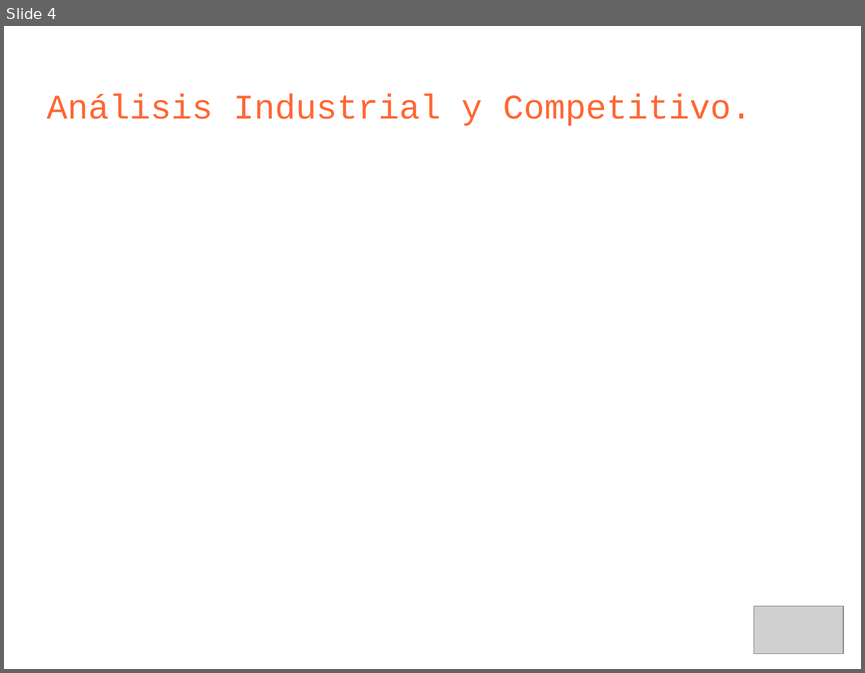
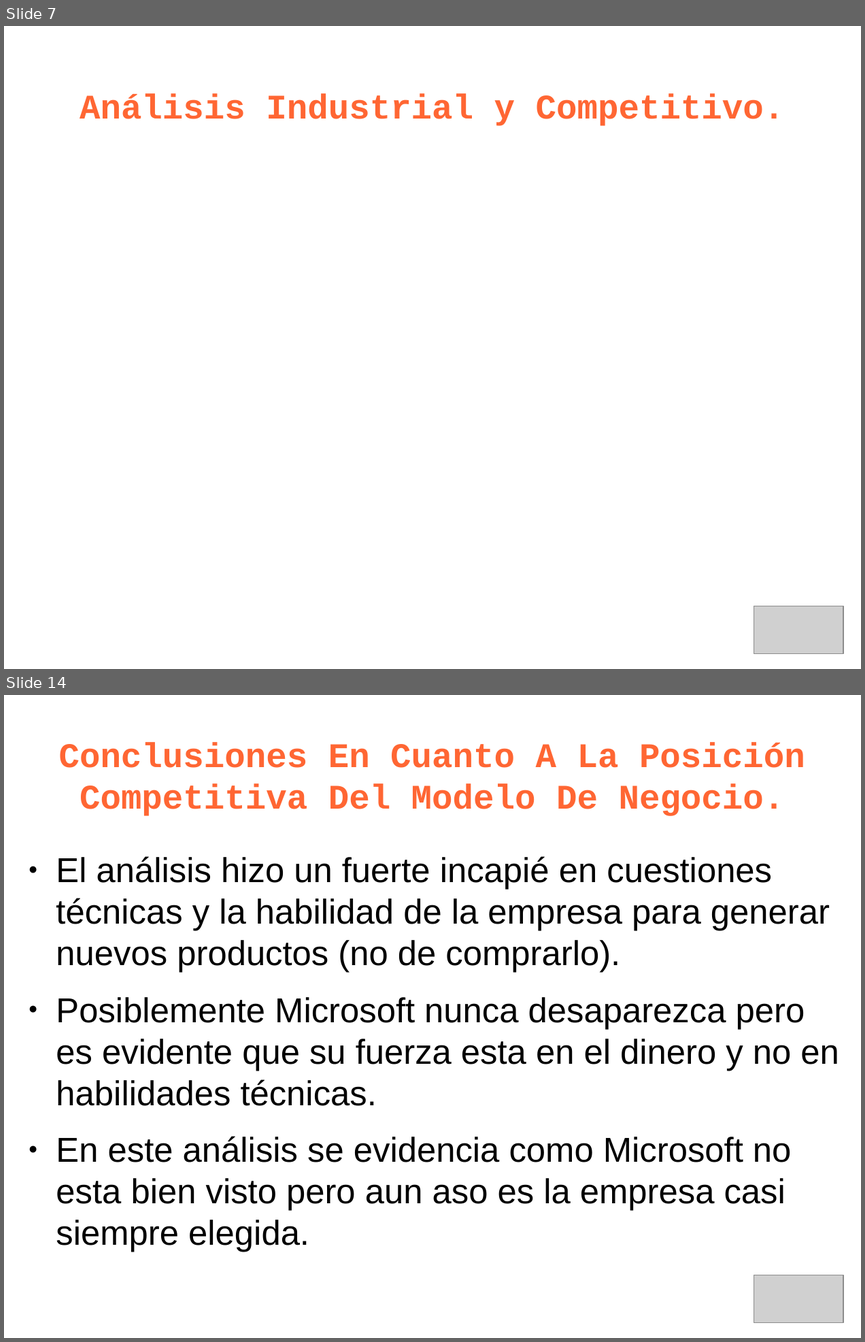
Before and after one commit to leliel12/jbc-utn, a slide deck: 5to/ger_est/kenya_p.odp. Shown one above the other, each under a label of ours: slide 4 before the commit, slides 7 and 14 after it; the slides between them are not shown. The pictures are 865x673 and 865x1342 pixels, drawn with LibreOffice and Linux fonts; fonts in the diff are those of the drawing; grey boxes stand for pictures. Boxes give left, top, right and bottom in pixels: in the first picture for what was removed or moved away, otherwise in the second. Text is boxed around its words. In the diff, an @@ line names an element or a change of style, - is before the commit and + after.

```diff
--- a/5to/ger_est/kenya_p.odp
+++ b/5to/ger_est/kenya_p.odp
@@ slide 14 added at (x1=4, y1=695, x2=861, y2=1338), background #FFFFFF @@
@@ title added at (x1=59, y1=742, x2=805, y2=816), 32 pt, text #FF6633, bold @@
+Conclusiones En Cuanto A La Posición Competitiva Del Modelo De Negocio.
@@ text added at (x1=56, y1=856, x2=838, y2=1252), 32 pt, text #000000 @@
+● El análisis hizo un fuerte incapié en cuestiones técnicas y la habilidad de la empresa para generar nuevos productos (no de comprarlo).
+● Posiblemente Microsoft nunca desaparezca pero es evidente que su fuerza esta en el dinero y no en habilidades técnicas.
+● En este análisis se evidencia como Microsoft no esta bien visto pero aun aso es la empresa casi siempre elegida.
@@ picture added at (x1=754, y1=1275, x2=844, y2=1323) @@
@@ what was slide 4 is now slide 7 @@
@@ slide 7 changed as well @@
@@ title "Análisis Industrial y Competitivo." at (x1=79, y1=94, x2=785, y2=126): bold on; alignment left to centre @@
```
Also in this commit, not shown: 3 other slides changed, 12 other slides added, 2 slides removed, 3 other files.
